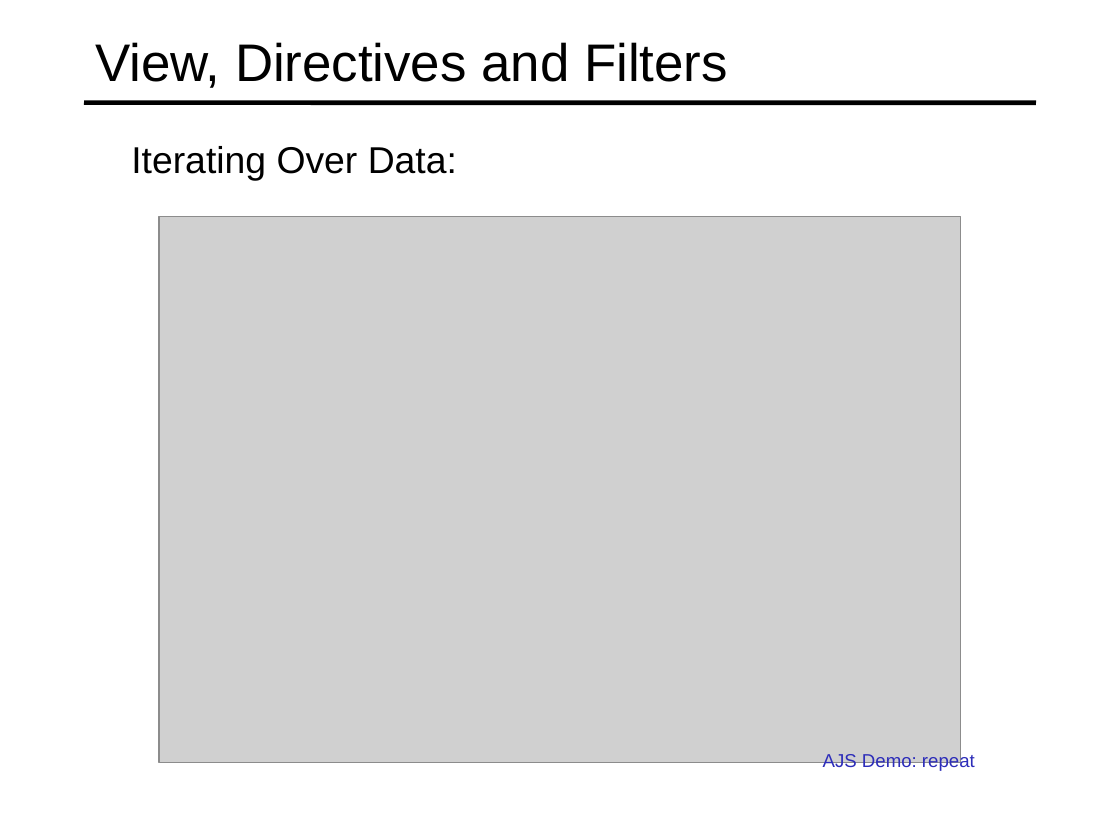
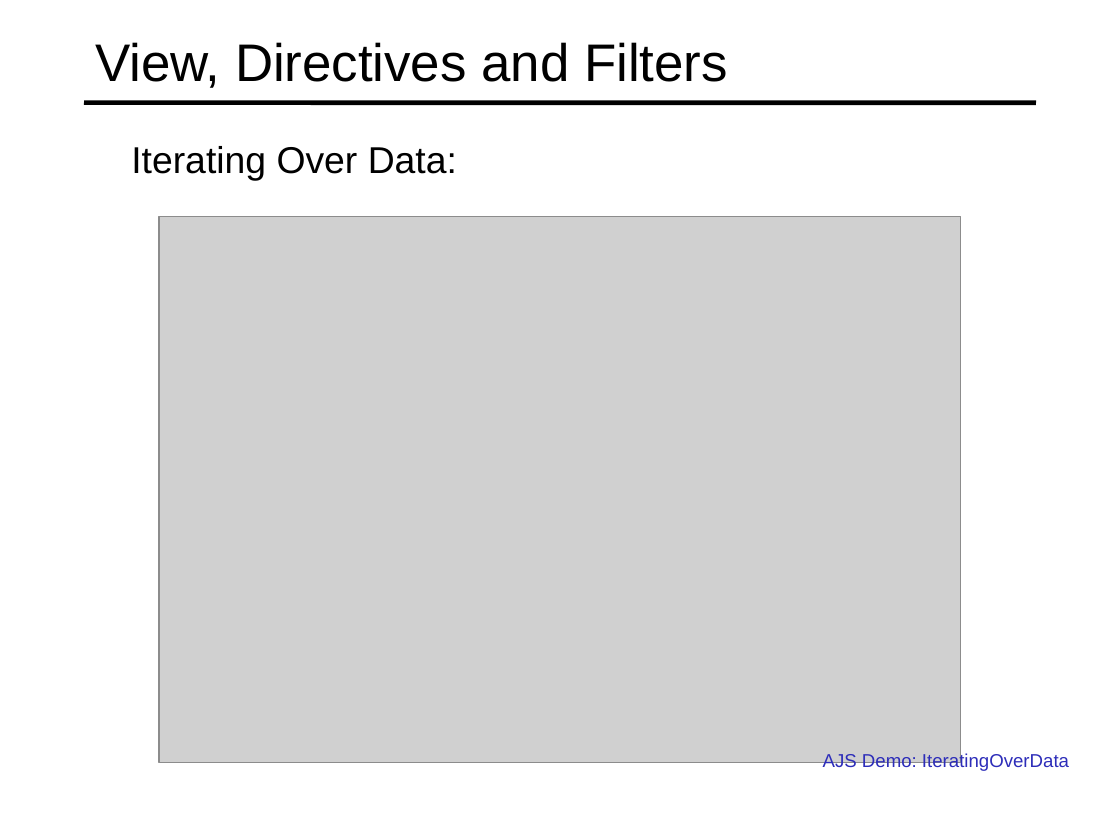
Before and after one commit to specter01wj/Jago_Link_Training, a slide deck: slide 10 of Angular/AngularJS/AngularJS JumpStart/2_Views, Directives and Filters/L2_View, Directives and Filters.ppt. Drawn at 1120x840 pixels with LibreOffice and Linux fonts; fonts in the diff are those of the drawing; grey boxes stand for pictures. Boxes give left, top, right and bottom in pixels: in the first picture for what was removed or moved away, otherwise in the second. Text is boxed around its words. In the diff, an @@ line names an element or a change of style, - is before the commit and + after.

```diff
--- a/Angular/AngularJS/AngularJS JumpStart/2_Views, Directives and Filters/L2_View, Directives and Filters.ppt
+++ b/Angular/AngularJS/AngularJS JumpStart/2_Views, Directives and Filters/L2_View, Directives and Filters.ppt
@@ text at box(823, 752, 1069, 771): text changed @@
-  AJS Demo: repeat
+  AJS Demo: IteratingOverData
```
Also in this commit, not shown: 2 other slides changed, 3 other files.
